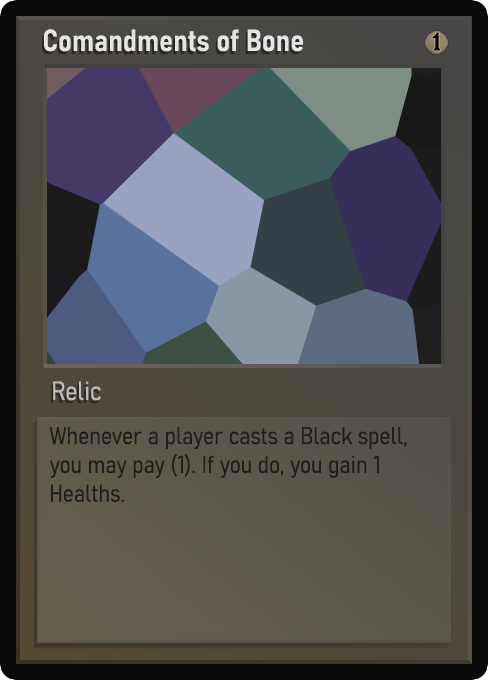
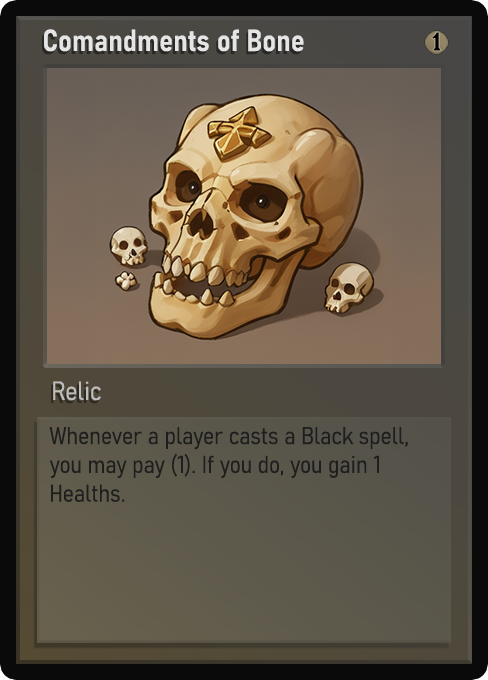
Layers edited between the first and the second (488, 680) image:
painted on "Name" over [44, 29, 304, 52]
painted on "Class" over [59, 383, 101, 401]
painted on "Desc_norm" over [52, 427, 408, 502]
painted on "Artwork" over [47, 68, 441, 364]
